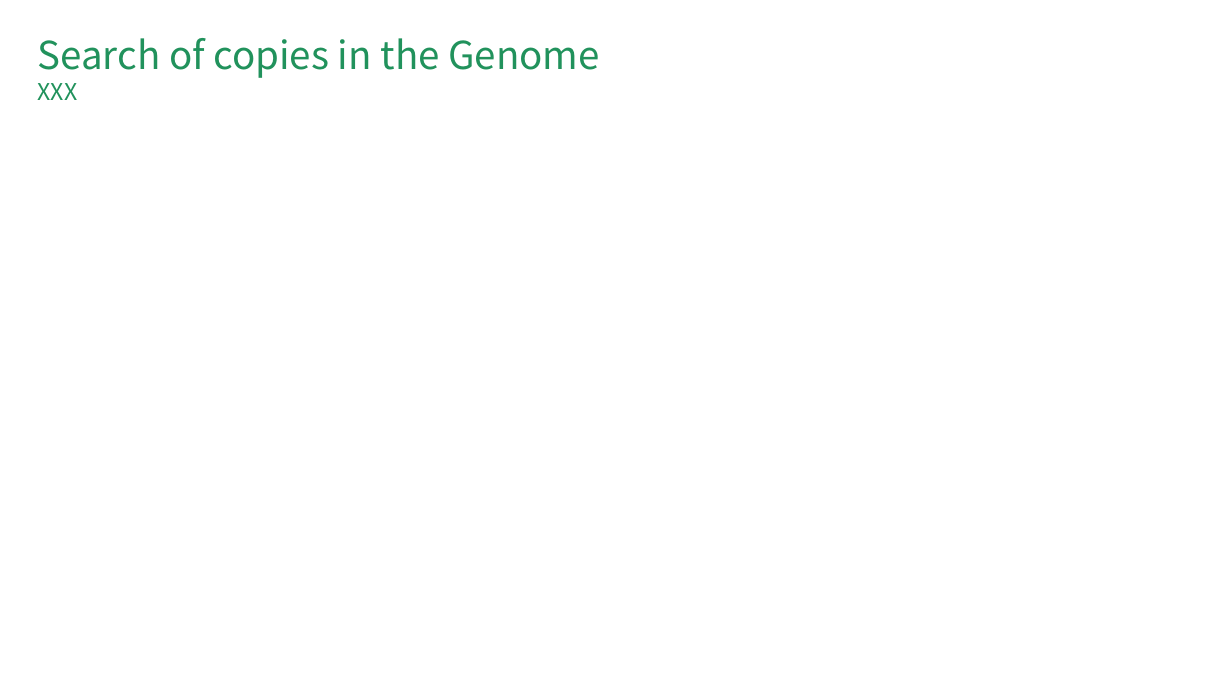
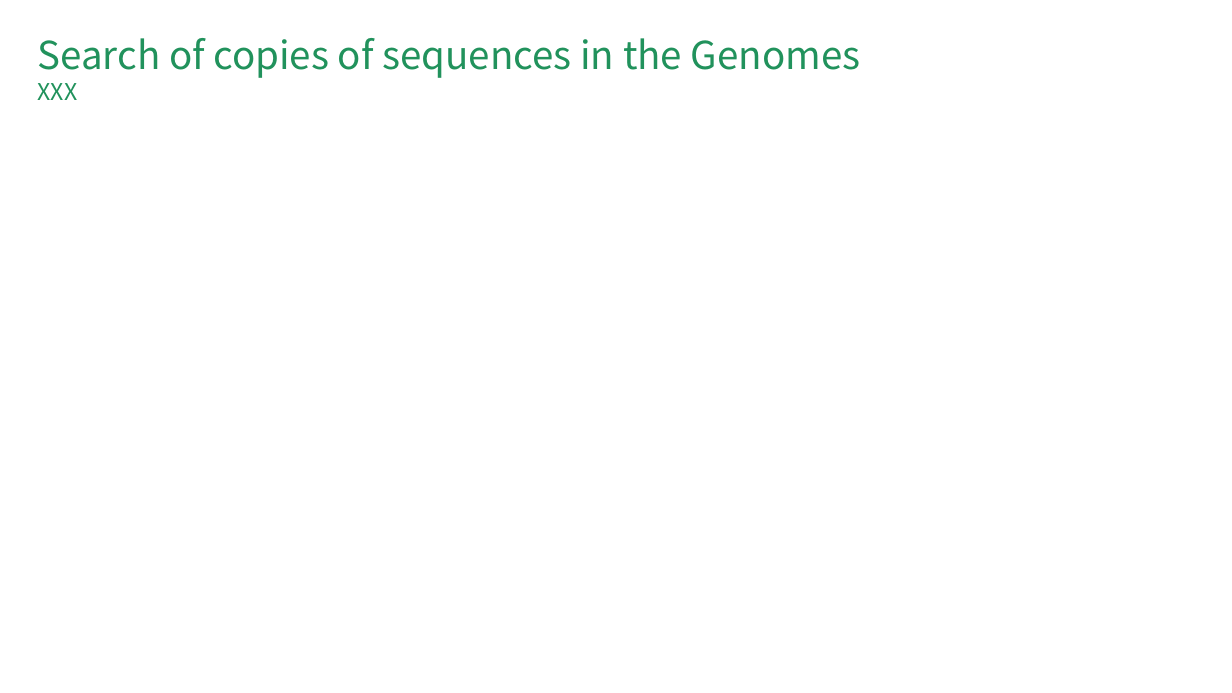
Before and after one commit to iganna/pannagram, a slide deck: slide 8 of examples/manual.pptx. Drawn at 1232x693 pixels with LibreOffice and Linux fonts; fonts in the diff are those of the drawing. Boxes give left, top, right and bottom in pixels: in the first picture for what was removed or moved away, otherwise in the second. Text is boxed around its words. In the diff, an @@ line names an element or a change of style, - is before the commit and + after.

```diff
--- a/examples/manual.pptx
+++ b/examples/manual.pptx
@@ text at [38,38,861,78]: text changed @@
-Search of copies in the Genome
+Search of copies of sequences in the Genomes
```
Also in this commit, not shown: 1 other slide changed, 3 other files.
